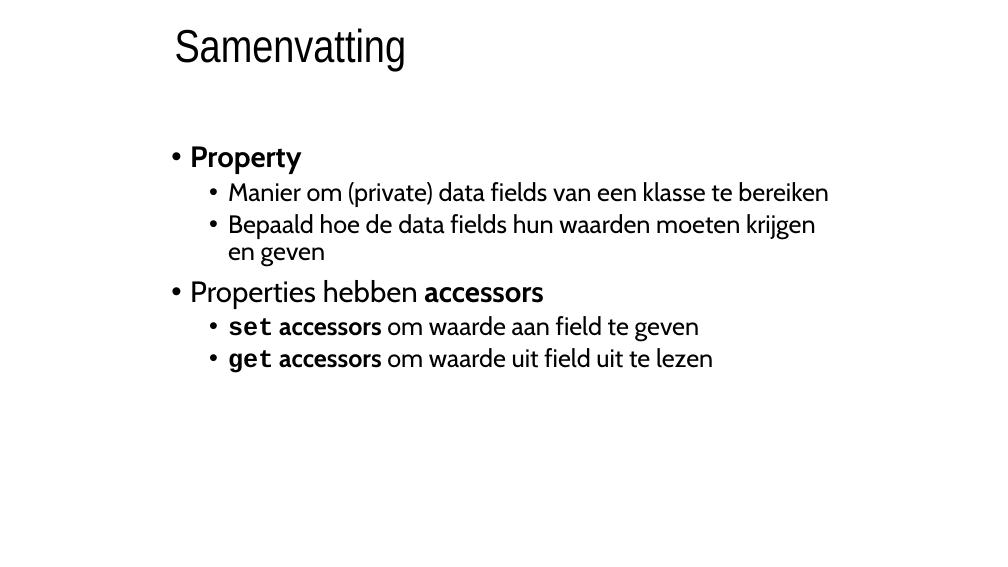
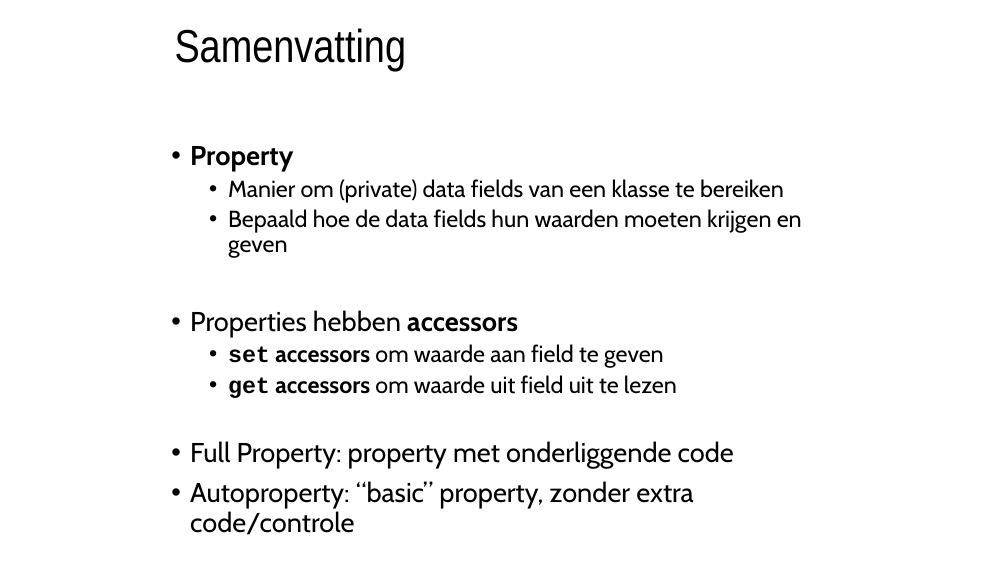
Before and after one commit to timdams/csharpbook, a slide deck: slide 31 of _SLIDES/2020_DEEL2/H1-OOP/les4_properties.pptx (slide 18 before the commit). Drawn at 1008x567 pixels with LibreOffice and Linux fonts; fonts in the diff are those of the drawing; background and template pictures are left out. Boxes give left, top, right and bottom in pixels: in the first picture for what was removed or moved away, otherwise in the second. Text is boxed around its words. In the diff, an @@ line names an element or a change of style, - is before the commit and + after.

```diff
--- a/_SLIDES/2020_DEEL2/H1-OOP/les4_properties.pptx
+++ b/_SLIDES/2020_DEEL2/H1-OOP/les4_properties.pptx
@@ text at [190,146,802,398]: size 28 to 25.9 pt in "Property", "Properties hebben accessors"; size 24 to 22.2 pt in "Manier om (private) data fields van een ...", "Bepaald hoe de data fields hun waarden ...", "set accessors om waarde aan field te ...", "get accessors om waarde uit field uit ..." @@
@@ text at [190,441,734,508]: paragraphs added @@
+• Full Property: property met onderliggende code
+• Autoproperty: “basic” property, zonder extra code/controle
```
Also in this commit, not shown: 14 other slides changed, 3 other files.
